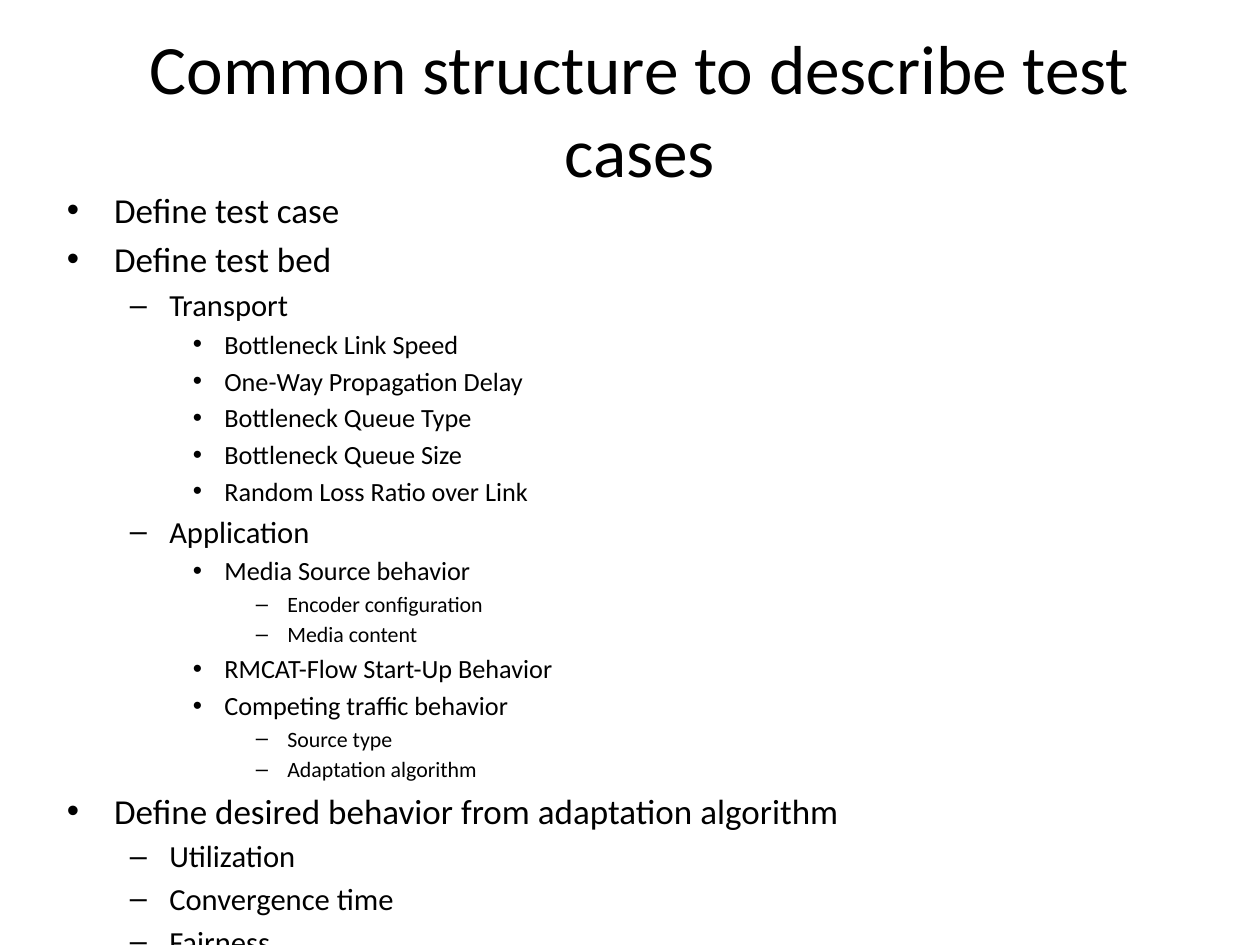
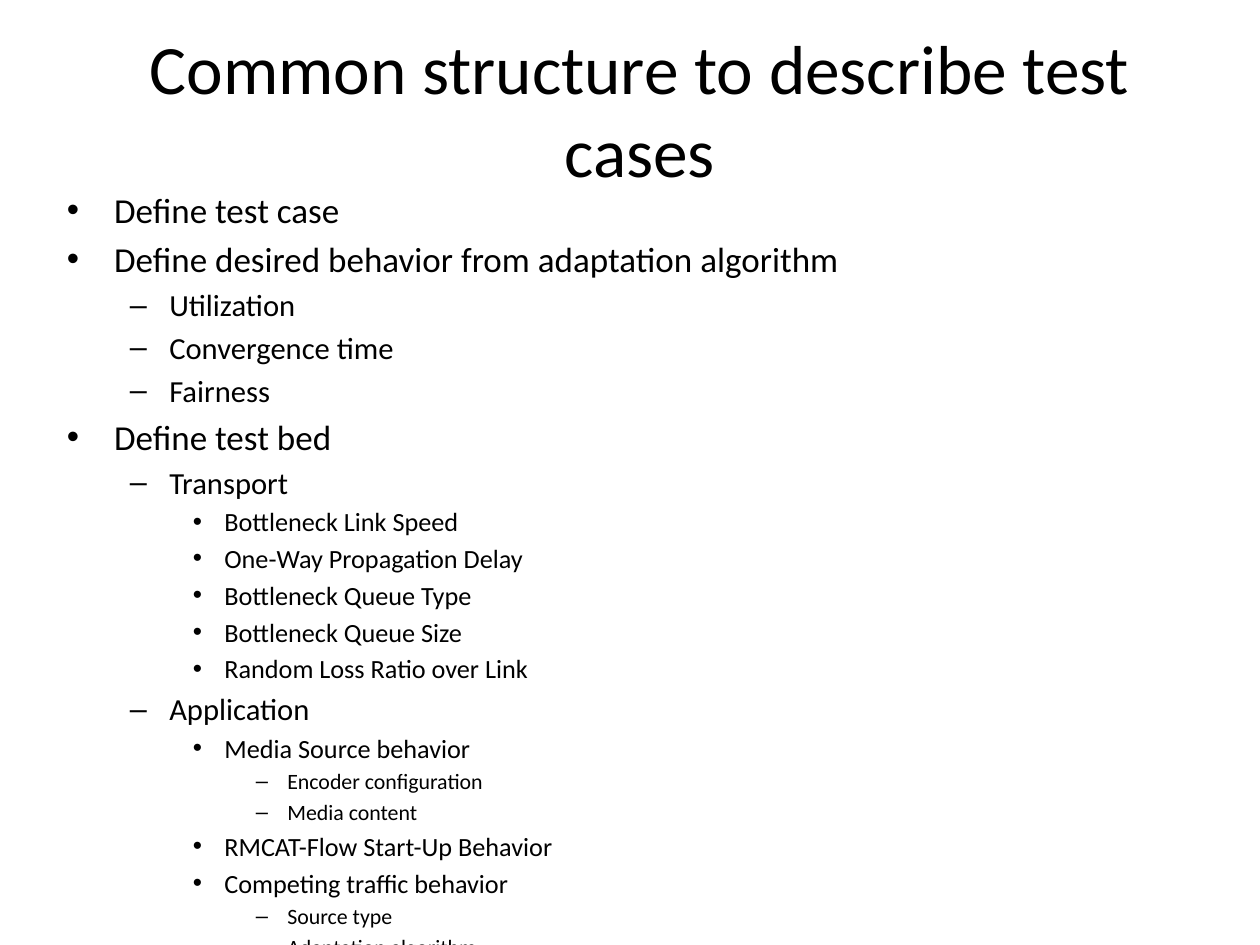
Before and after one commit to vr000m/rmcat-eval-test, a slide deck: slide 1 of Common structure to describe test cases.pptx. Drawn at 1260x945 pixels with LibreOffice and Linux fonts; fonts in the diff are those of the drawing. Boxes give left, top, right and bottom in pixels: in the first picture for what was removed or moved away, otherwise in the second. Text is boxed around its words. In the diff, an @@ line names an element or a change of style, - is before the commit and + after.

Commit message:
changes after meeting

```diff
--- a/Common structure to describe test cases.pptx
+++ b/Common structure to describe test cases.pptx
@@ text at bbox=[114, 247, 838, 403]: paragraphs added @@
+• Define desired behavior from adaptation algorithm
+  – Utilization
+  – Convergence time
+  – Fairness
@@ text at bbox=[114, 799, 838, 916]: paragraphs removed @@
-• Define desired behavior from adaptation algorithm
-  – Utilization
-  – Convergence time
-  – Fairness
```
